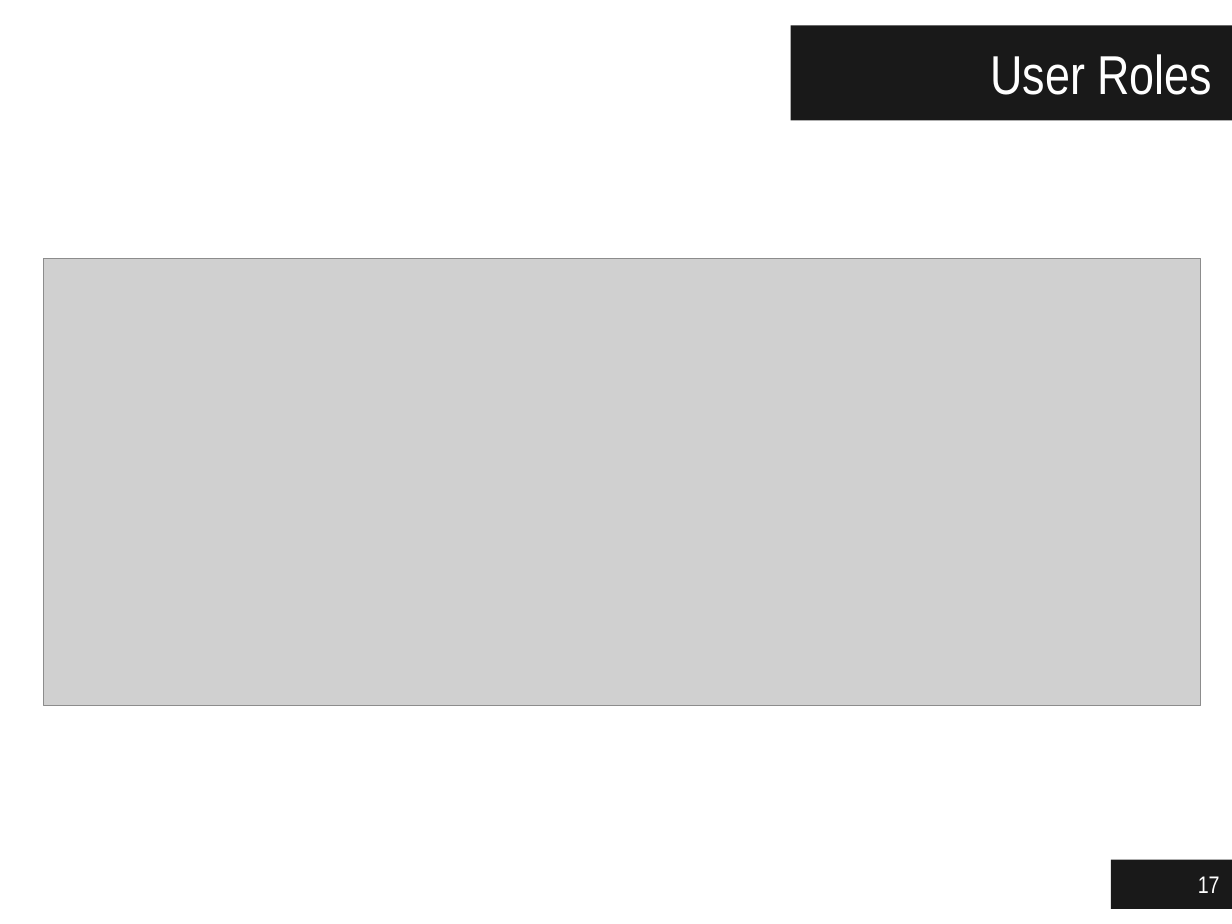
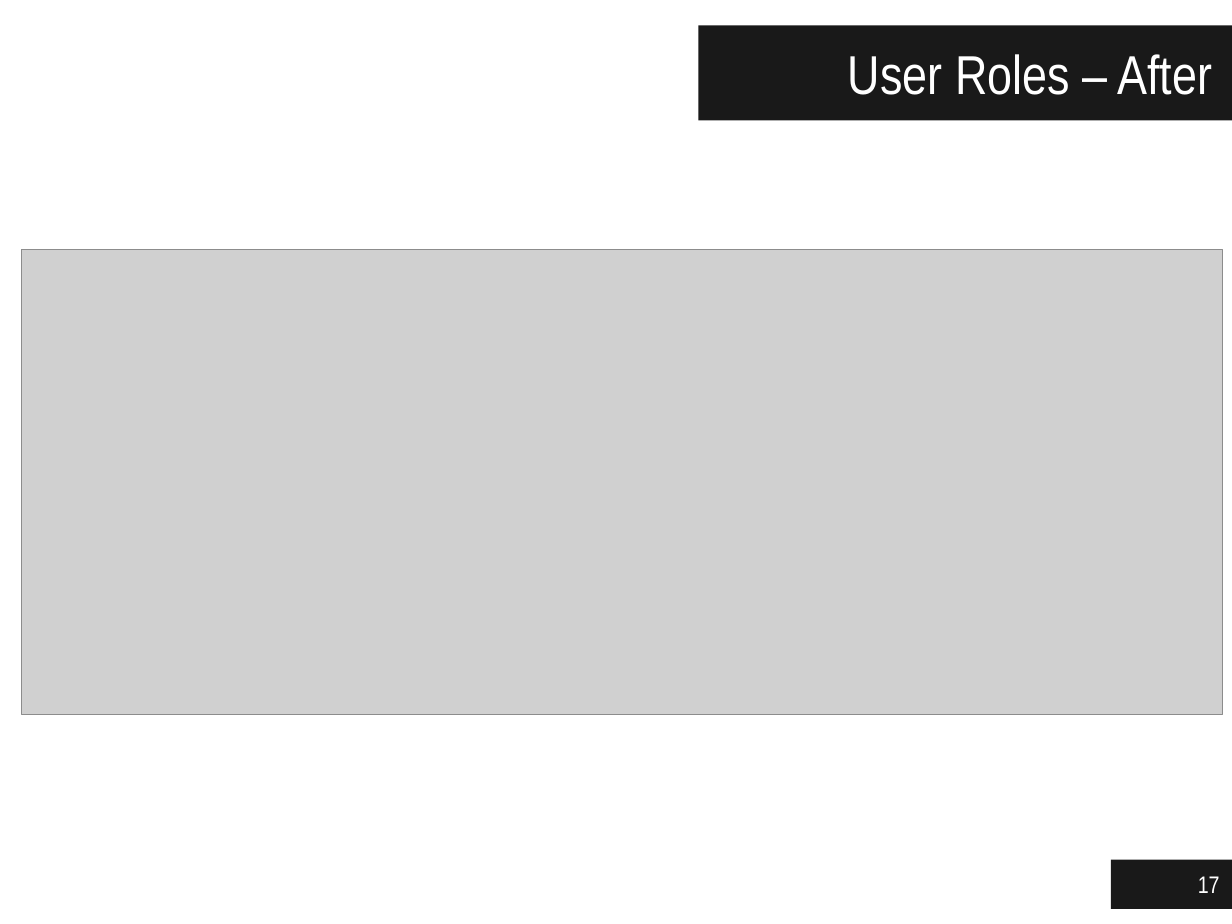
Before and after one commit to jgradim/thesis, a slide deck: slide 17 of presentations/jgradim-presentation.pptx. Drawn at 1232x924 pixels with LibreOffice and Linux fonts; fonts in the diff are those of the drawing; grey boxes stand for pictures. Boxes give left, top, right and bottom in pixels: in the first picture for what was removed or moved away, otherwise in the second. Text is boxed around its words. In the diff, an @@ line names an element or a change of style, - is before the commit and + after.

Commit message:
Almost final version, missing some images

```diff
--- a/presentations/jgradim-presentation.pptx
+++ b/presentations/jgradim-presentation.pptx
@@ title "User Roles – After": place and size @@
-title "User Roles – After" at bbox=[791, 26, 1232, 121]
+title "User Roles – After" at bbox=[699, 26, 1232, 121]
@@ title at bbox=[848, 54, 1212, 95]: text changed @@
-User Roles
+User Roles – After
@@ picture: place and size @@
-picture at bbox=[43, 259, 1200, 706]
+picture at bbox=[22, 250, 1223, 715]
```
Also in this commit, not shown: 22 other slides changed, 7 slides added, 2 slides removed.
